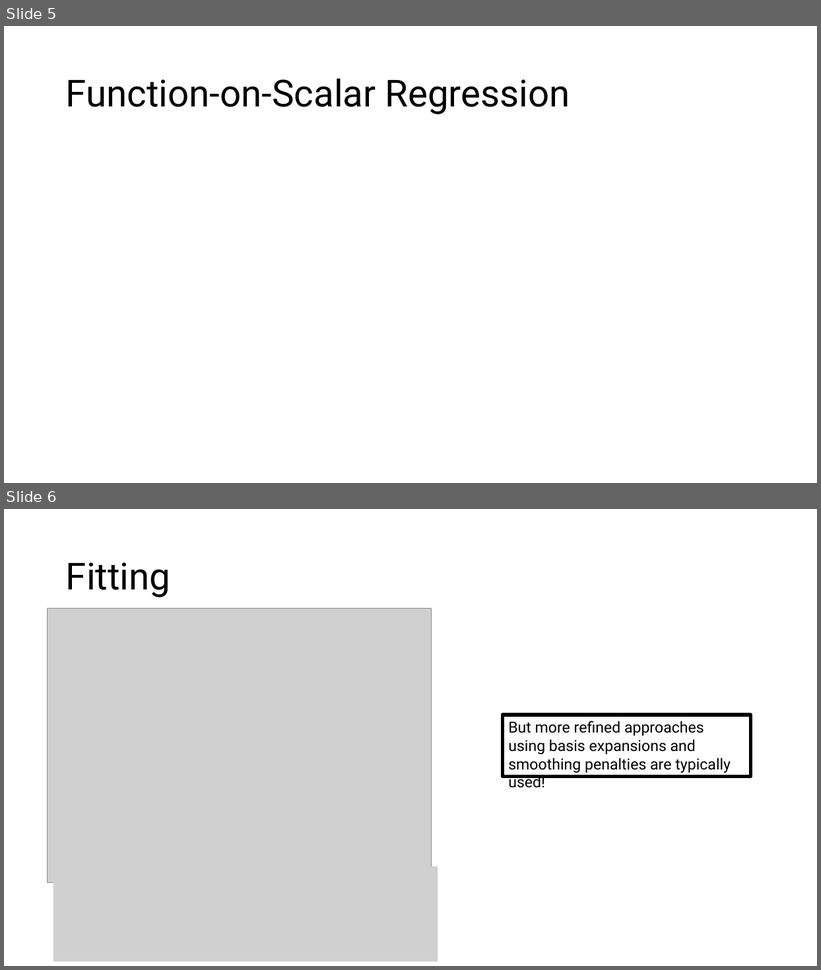
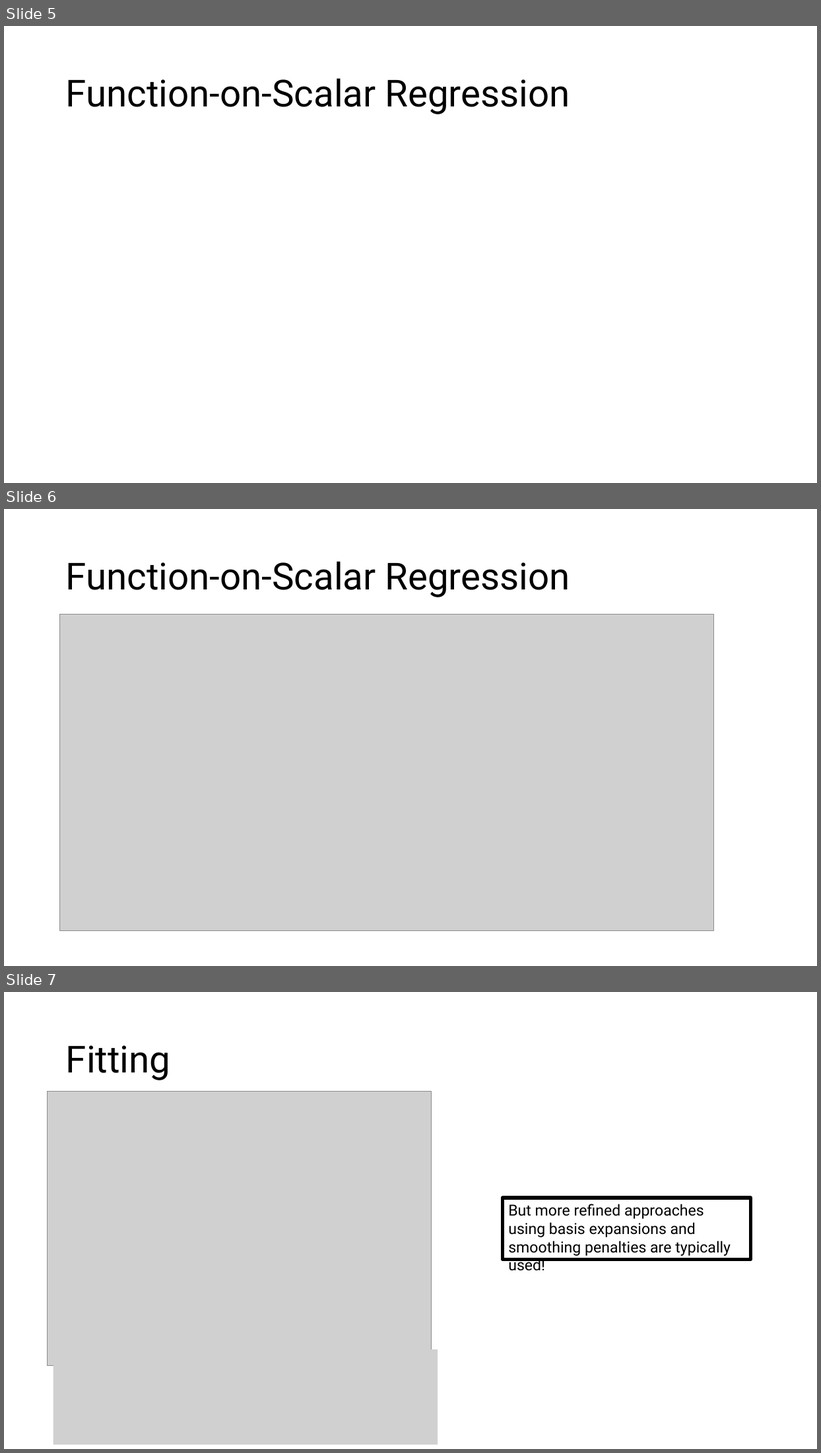
Before and after one commit to edwardgunning/ISBS-Short-Course, a slide deck: slides/05-fregression.pptx. Shown one above the other, each under a label of ours: slides 5 and 6 before the commit, slides 5, 6 and 7 after it. The pictures are 821x970 and 821x1453 pixels, drawn with LibreOffice and Linux fonts; fonts in the diff are those of the drawing; grey boxes stand for pictures; background and template pictures are left out. Boxes give left, top, right and bottom in pixels: in the first picture for what was removed or moved away, otherwise in the second. Text is boxed around its words. In the diff, an @@ line names an element or a change of style, - is before the commit and + after.

```diff
--- a/slides/05-fregression.pptx
+++ b/slides/05-fregression.pptx
@@ slide 6 added at [4,509,817,966], background #FFFFFF @@
@@ title added at [66,561,570,597], 44 pt, text #000000 @@
+Function-on-Scalar Regression
@@ picture added at [60,614,714,931] @@
@@ what was slide 6 is now slide 7 @@
```
Also in this commit, not shown: 4 slides changed, 2 other slides added, 6 other files.
